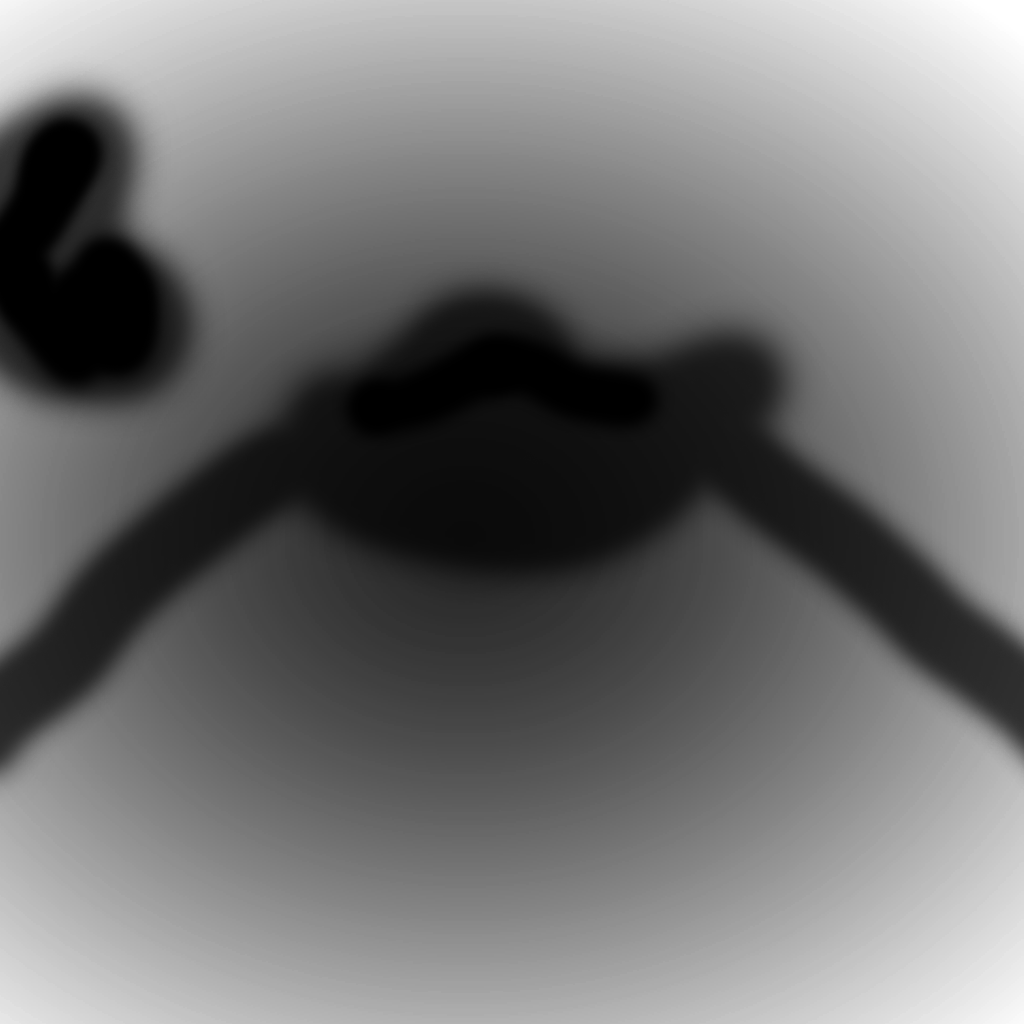
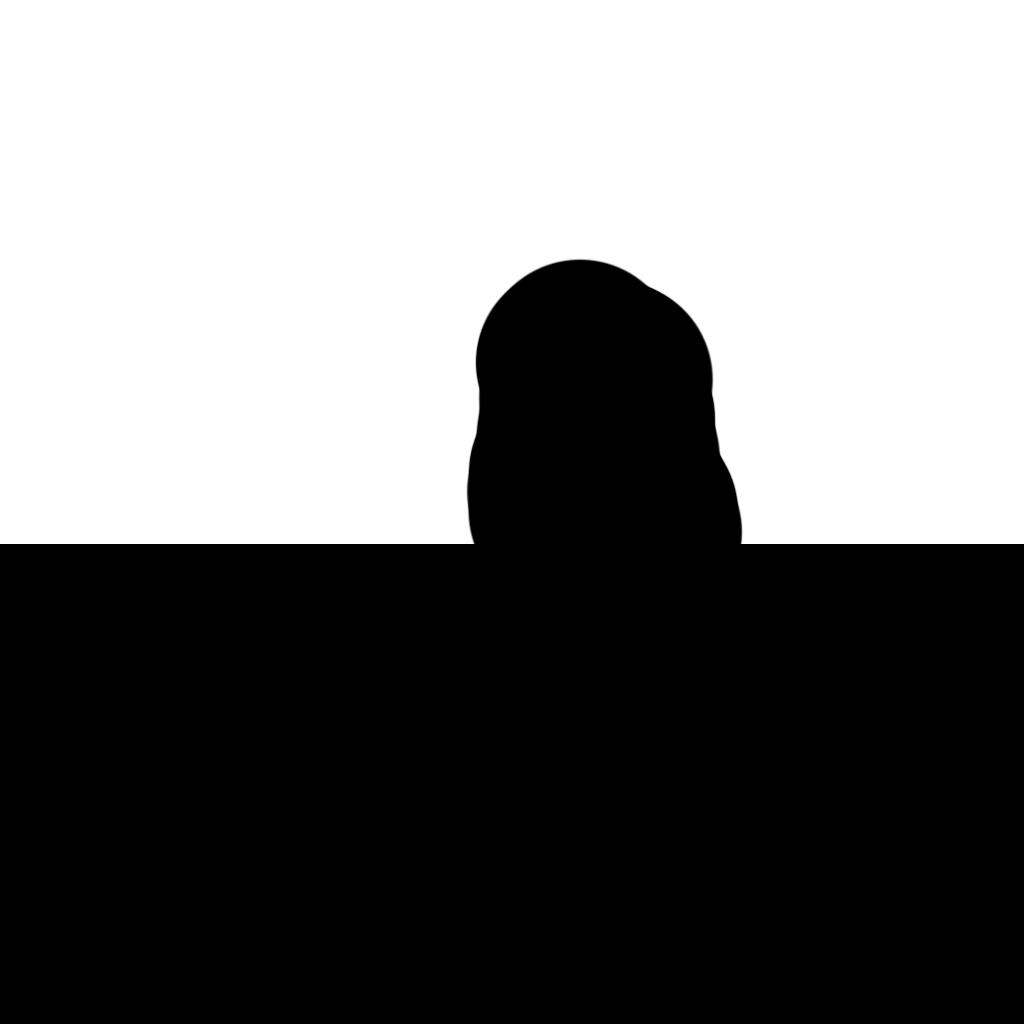
Before/after of a 1024×1024 layered artwork. What changed in the layer stack:
removed layer "Layer 5" over 0, 98, 683, 455
removed layer "Layer 4" (was multiply) over 0, 0, 1024, 1024
removed layer "Layer 3" over 0, 46, 1024, 814
painted on "Layer 2" over 0, 258, 1024, 1024
